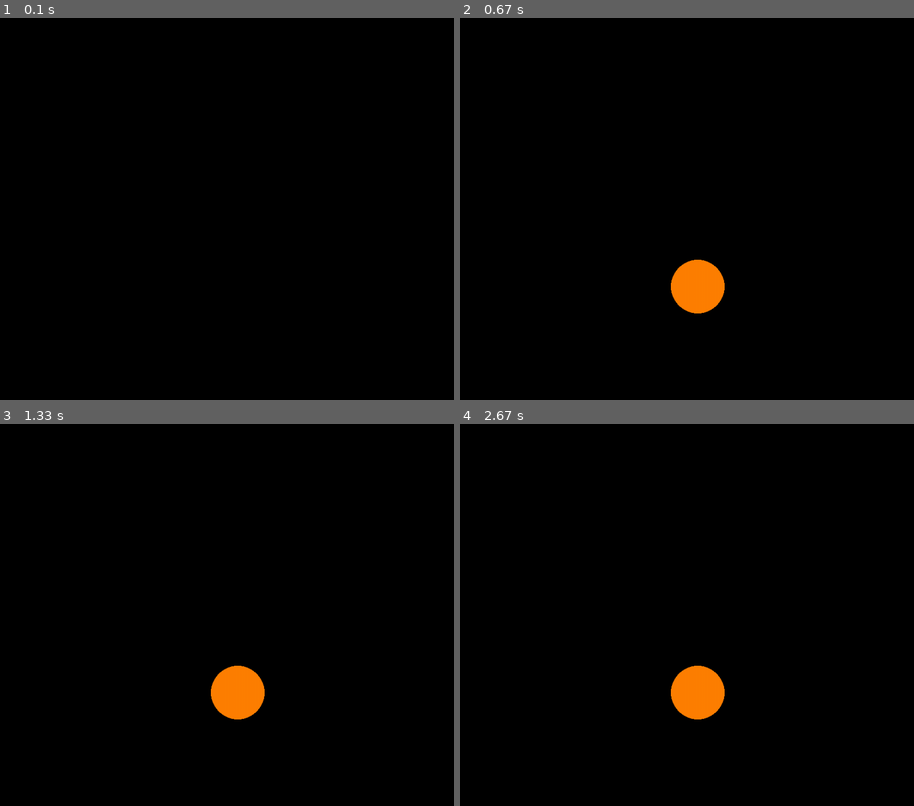
Above: before the commit, frames 1-4 (two rows, left to right).
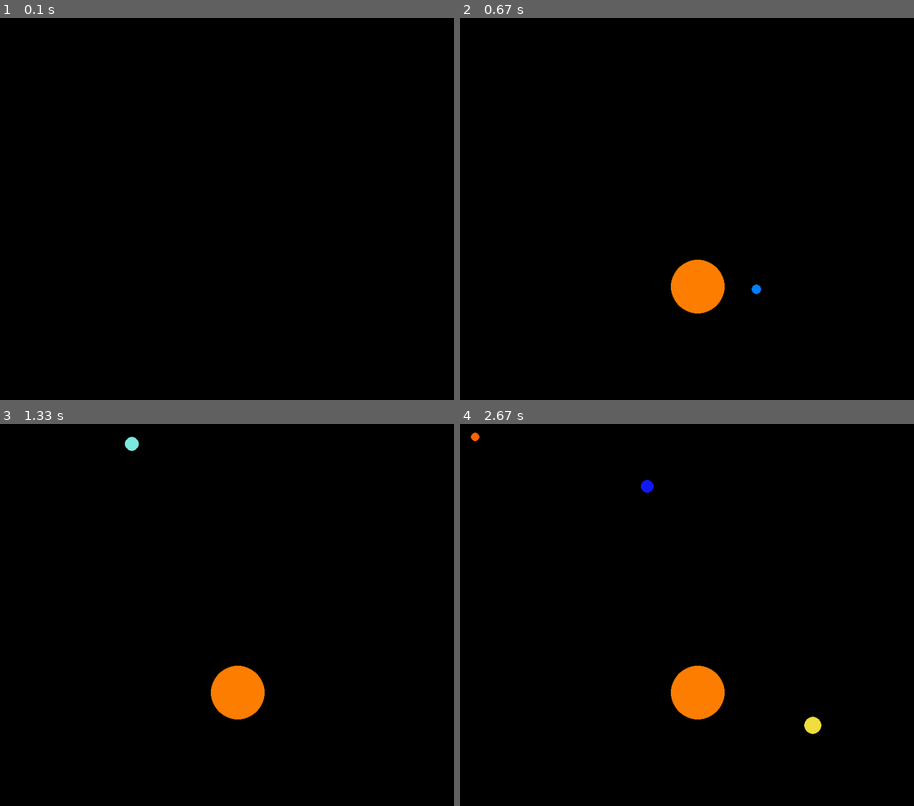
Above: after the commit, the same moments.

Repository: myhotchoc/Space-Simulator
Game: pygame game, started from Pygame Environmetnt.py
The game is run twice, just before and just after one commit, with the same random seed, the same clock (stepped at 60 frames per second) and the same inputs.
Inputs:
- Up to frame 1 (0.1 s): no input
- Up to frame 2 (0.67 s): no input
- Up to frame 3 (1.33 s): no input
- Up to frame 4 (2.67 s): no input

Frame 1 is identical in both runs. In frame 2, less than 0.1% of the frame differs, in the area x 64-67%, y 69-73%; in frame 3, less than 0.1%; in frame 4, 0.3%, in the area x 2-80%, y 2-82%.

Commit message:
Update Pygame Environmetnt.py

Diff:
--- a/Pygame Environmetnt.py
+++ b/Pygame Environmetnt.py
@@ -167,7 +167,7 @@
 
     #ellipse1 = pygame.draw.ellipse(screen, WHITE, [100,100,800,300], 3)
     for i in planets:
-        new_pos = i.movePlanet(math.radians(theta), random.randint(0,100))
+        new_pos = i.movePlanet(math.radians(theta), random.randint(0,10))
         pygame.draw.circle(screen, i.colour, new_pos, i.radius)
         #pygame.display.flip()
         #this stopped the planets like flashing idk if this is right now?
